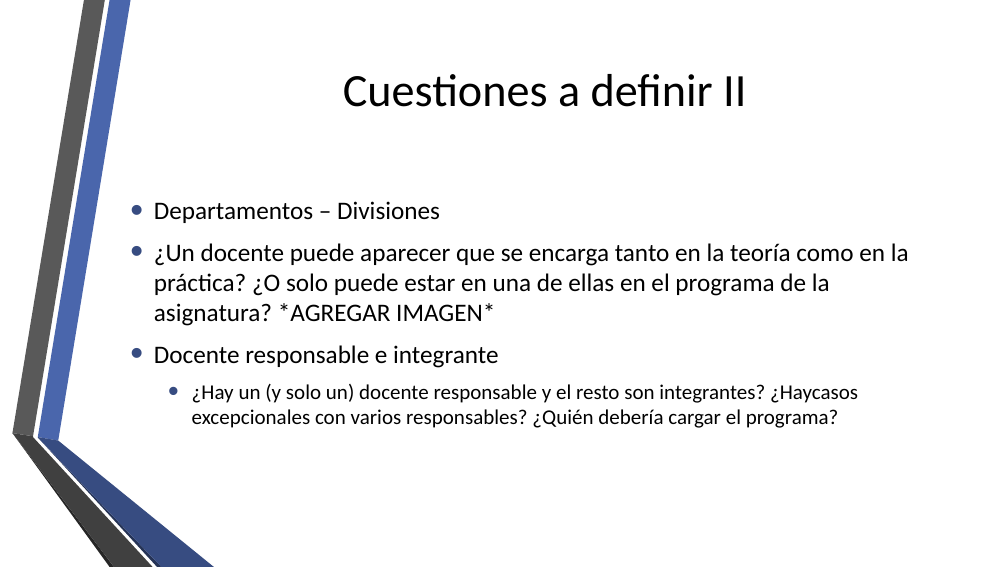
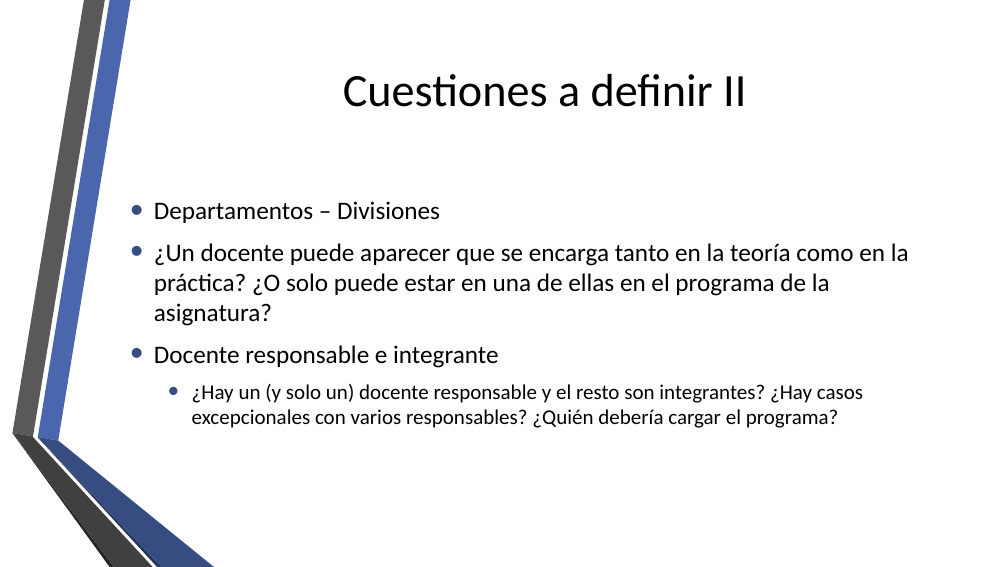
Before and after one commit to fge23/Sistema-VASPA, a slide deck: slide 23 of Presentaciones/presentacion vaspa - 12 - Noviembre 2019.pptx (slide 22 before the commit). Drawn at 1008x567 pixels with LibreOffice and Linux fonts; fonts in the diff are those of the drawing; background and template pictures are left out. Boxes give left, top, right and bottom in pixels: in the first picture for what was removed or moved away, otherwise in the second. Text is boxed around its words. In the diff, an @@ line names an element or a change of style, - is before the commit and + after.

```diff
--- a/Presentaciones/presentacion vaspa - 12 - Noviembre 2019.pptx
+++ b/Presentaciones/presentacion vaspa - 12 - Noviembre 2019.pptx
@@ text at (x1=154, y1=243, x2=909, y2=326): text changed @@
-• ¿Un docente puede aparecer que se encarga tanto en la teoría como en la práctica? ¿O solo puede estar en una de ellas en el programa de la asignatura? *AGREGAR IMAGEN*
+• ¿Un docente puede aparecer que se encarga tanto en la teoría como en la práctica? ¿O solo puede estar en una de ellas en el programa de la asignatura?
@@ text at (x1=192, y1=384, x2=863, y2=428): spaces changed @@
-  • ¿Hay un (y solo un) docente responsable y el resto son integrantes? ¿Haycasos excepcionales con varios responsables? ¿Quién debería cargar el programa?
+  • ¿Hay un (y solo un) docente responsable y el resto son integrantes? ¿Hay casos excepcionales con varios responsables? ¿Quién debería cargar el programa?
```
Also in this commit, not shown: 7 other slides changed, 1 slide added.
